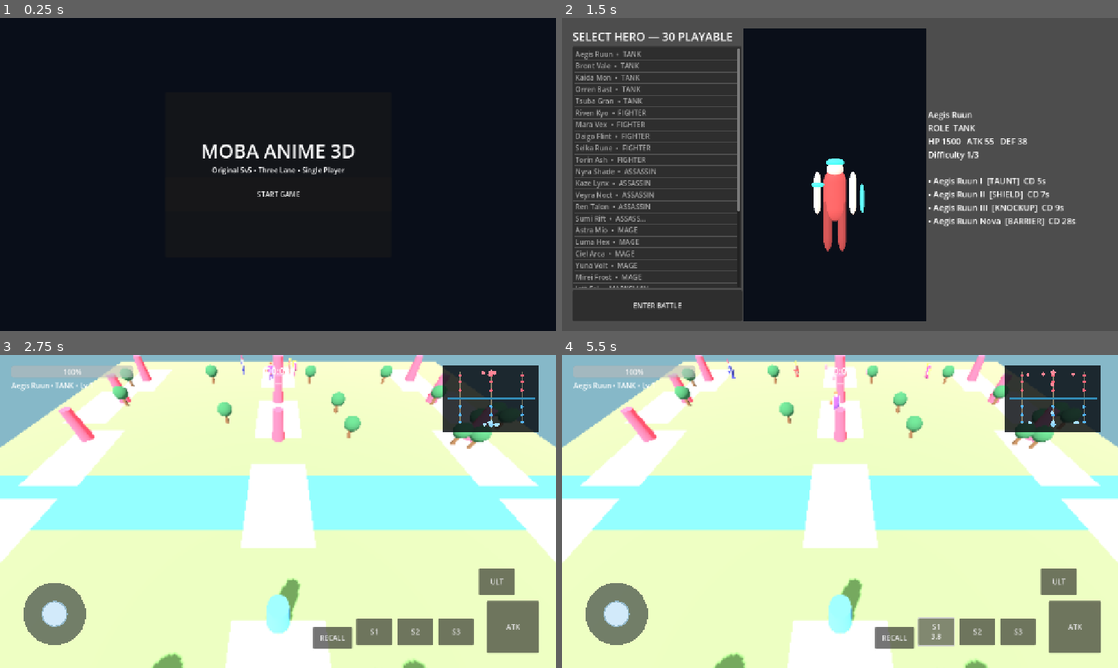
Above: before the commit, frames 1-4 (two rows, left to right).
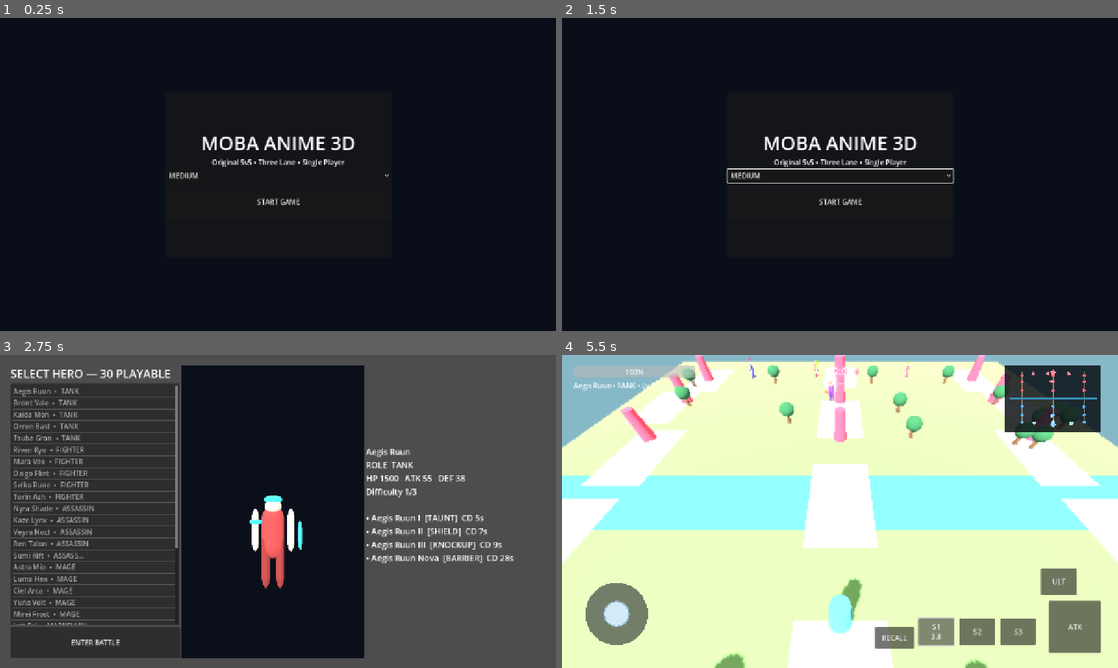
Above: after the commit, the same moments.

Repository: Ruzakj/moba-anime-3d
Game: Godot game, scene res://ui/menu/MainMenu.tscn
Same seed, same stepped clock (60 frames per second), same inputs: the game is played once before the commit and once after it.
Inputs (mouse positions are in pixels of both pictures, inside the frame that each line leads up to):
- Up to frame 1 (0.25 s): no input
- Up to frame 2 (1.5 s): click (840, 174) at 0.5 s, where only the run after the commit has a clickable "MEDIUM"; click "START GAME" at 1.25 s
- Up to frame 3 (2.75 s): click "ENTER BATTLE" (after the commit: "START GAME") at 2 s
- Up to frame 4 (5.5 s): click (656, 642) at 2.75 s, where only the run after the commit has a clickable "ENTER BATTLE"; click "ATK" at 3.5 s; click "S1" at 4.25 s; click "S1 4.3" at 5 s

The runs differ from the first frame. In frame 1, 1.9% of the frame differs, in the area x 30-70%, y 37-60%; in frame 2, 72%; in frame 3, 100%, in the area x 0-100%, y 0-100%; in frame 4, 0.5%.

Commit message:
test: validate all heroes and playable match runtime

Diff:
--- /dev/null
+++ b/tests/match_smoke.gd
@@ -0,0 +1,40 @@
+extends SceneTree
+
+func _init()->void:
+	call_deferred("_run")
+
+func _run()->void:
+	var packed:PackedScene=load("res://world/BattleMap.tscn")
+	assert(packed!=null,"BattleMap failed to load")
+	var map=packed.instantiate()
+	root.add_child(map)
+	await process_frame
+	await physics_frame
+	assert(get_nodes_in_group("hero").size()==10,"expected 10 heroes")
+	assert(get_nodes_in_group("tower").size()==18,"expected 18 towers")
+	assert(get_nodes_in_group("core").size()==2,"expected 2 cores")
+	assert(map.lanes.has("top") and map.lanes.has("mid") and map.lanes.has("bot"),"three lanes missing")
+	assert(map.get_node_or_null("NavigationRegion3D") is NavigationRegion3D,"navigation region missing")
+	map._spawn_wave()
+	await physics_frame
+	var minions:=get_nodes_in_group("combatant").filter(func(n):return n is MinionUnit)
+	assert(minions.size()>=18,"minion wave failed")
+	var bots:Array=[]
+	for h in get_nodes_in_group("hero"):
+		if h!=map.player:bots.append(h)
+	var starts:Array[Vector3]=[]
+	for h in bots:starts.append(h.global_position)
+	await create_timer(1.2).timeout
+	var moved:=0
+	for i in bots.size():
+		if bots[i].global_position.distance_to(starts[i])>0.05:moved+=1
+	assert(moved>=6,"AI failed to leave spawn reliably")
+	var red_core=null
+	for c in get_nodes_in_group("core"):
+		if c.team==map.TEAM_RED:red_core=c
+	assert(red_core!=null,"enemy core missing")
+	red_core.apply_damage(999999.0,map.TEAM_BLUE,true)
+	await process_frame
+	assert(map.match_over,"victory condition failed")
+	print("MATCH SMOKE PASS: 10 heroes, 3 lanes, minions, towers, navigation, moving AI, victory")
+	quit(0)
--- a/tests/validate.gd
+++ b/tests/validate.gd
@@ -1,20 +1,32 @@
 extends SceneTree
+
 func _init()->void:
 	call_deferred("_validate")
+
 func _validate()->void:
-	var heroes=HeroCatalog.all()
+	var heroes:Array[Dictionary]=HeroCatalog.all()
 	assert(heroes.size()>=30,"hero_count < 30")
+	var ids:Dictionary={}
 	for h in heroes:
+		assert(not ids.has(h.id),"duplicate hero id: "+h.id)
+		ids[h.id]=true
 		assert(h.has("skills") and h.skills.size()==4,"hero skills invalid: "+h.name)
-		assert(h.hp>0 and h.attack>0 and h.move_speed>0,"hero stats invalid: "+h.name)
-	var test=ProceduralHero.new()
-	root.add_child(test)
-	test.setup(heroes[0],0,false)
-	assert(test.get_node_or_null("VisualRoot3D") is Node3D,"visual root missing")
-	assert(test.get_node_or_null("VisualRoot3D/HumanoidSkeleton3D") is Skeleton3D,"skeleton marker missing")
-	var meshes=test.find_children("*","MeshInstance3D",true,false)
-	assert(meshes.size()>=8,"humanoid 3D parts missing")
+		assert(float(h.hp)>0.0 and float(h.attack)>0.0 and float(h.move_speed)>0.0,"hero stats invalid: "+h.name)
+		var unit:=ProceduralHero.new()
+		root.add_child(unit)
+		unit.setup(h,0,false)
+		var visual:=unit.get_node_or_null("VisualRoot3D")
+		var rig:=unit.get_node_or_null("VisualRoot3D/HumanoidSkeleton3D")
+		assert(visual is Node3D,"visual root missing: "+h.name)
+		assert(rig is Skeleton3D,"skeleton missing: "+h.name)
+		assert(rig.get_bone_count()>=10,"humanoid rig incomplete: "+h.name)
+		var meshes:=unit.find_children("*","MeshInstance3D",true,false)
+		assert(meshes.size()>=8,"humanoid 3D parts missing: "+h.name)
+		for child in visual.find_children("*","Sprite2D",true,false):
+			assert(false,"Sprite2D found as hero visual: "+h.name+str(child))
+		unit.free()
 	assert(ResourceLoader.exists("res://world/BattleMap.tscn"),"battle map missing")
 	assert(ResourceLoader.exists("res://ui/hero_select/HeroSelect.tscn"),"hero select missing")
-	print("VALIDATION PASS: 30 heroes + humanoid 3D + skills + battle scenes")
+	assert(ResourceLoader.exists("res://ui/menu/MainMenu.tscn"),"main menu missing")
+	print("VALIDATION PASS: 30 unique humanoid 3D heroes, rigs, skills and scenes")
 	quit(0)
--- a/ui/menu/MainMenu.gd
+++ b/ui/menu/MainMenu.gd
@@ -1,3 +1,12 @@
 extends Control
 func _ready()->void:
+	var quality=OptionButton.new()
+	quality.name="Quality"
+	quality.add_item("LOW")
+	quality.add_item("MEDIUM")
+	quality.add_item("HIGH")
+	quality.select(1)
+	quality.item_selected.connect(func(i:int):GraphicsSettings.quality=quality.get_item_text(i))
+	$Panel/VBox.add_child(quality)
+	$Panel/VBox.move_child(quality,$Panel/VBox/Start.get_index())
 	$Panel/VBox/Start.pressed.connect(func():get_tree().change_scene_to_file("res://ui/hero_select/HeroSelect.tscn"))
